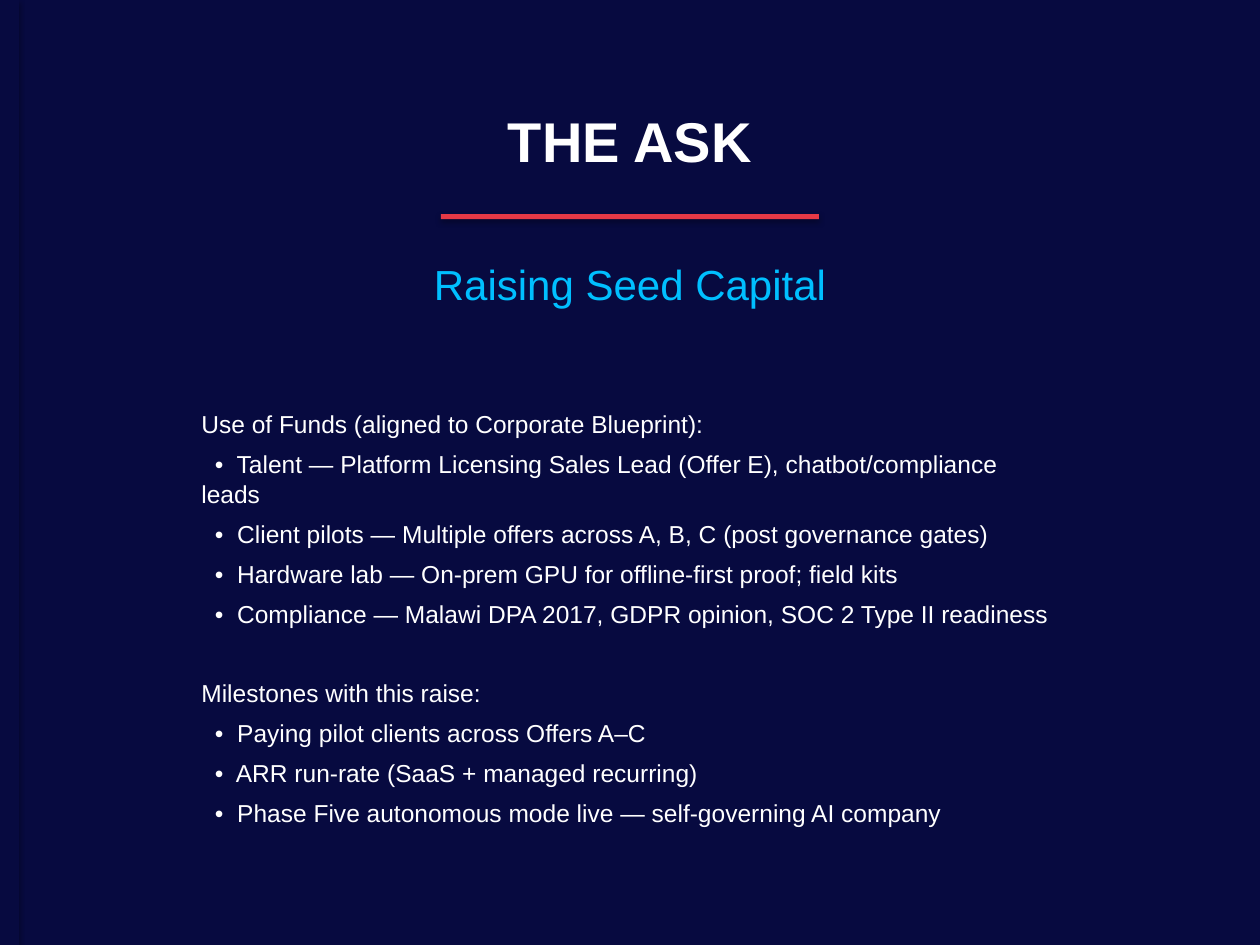
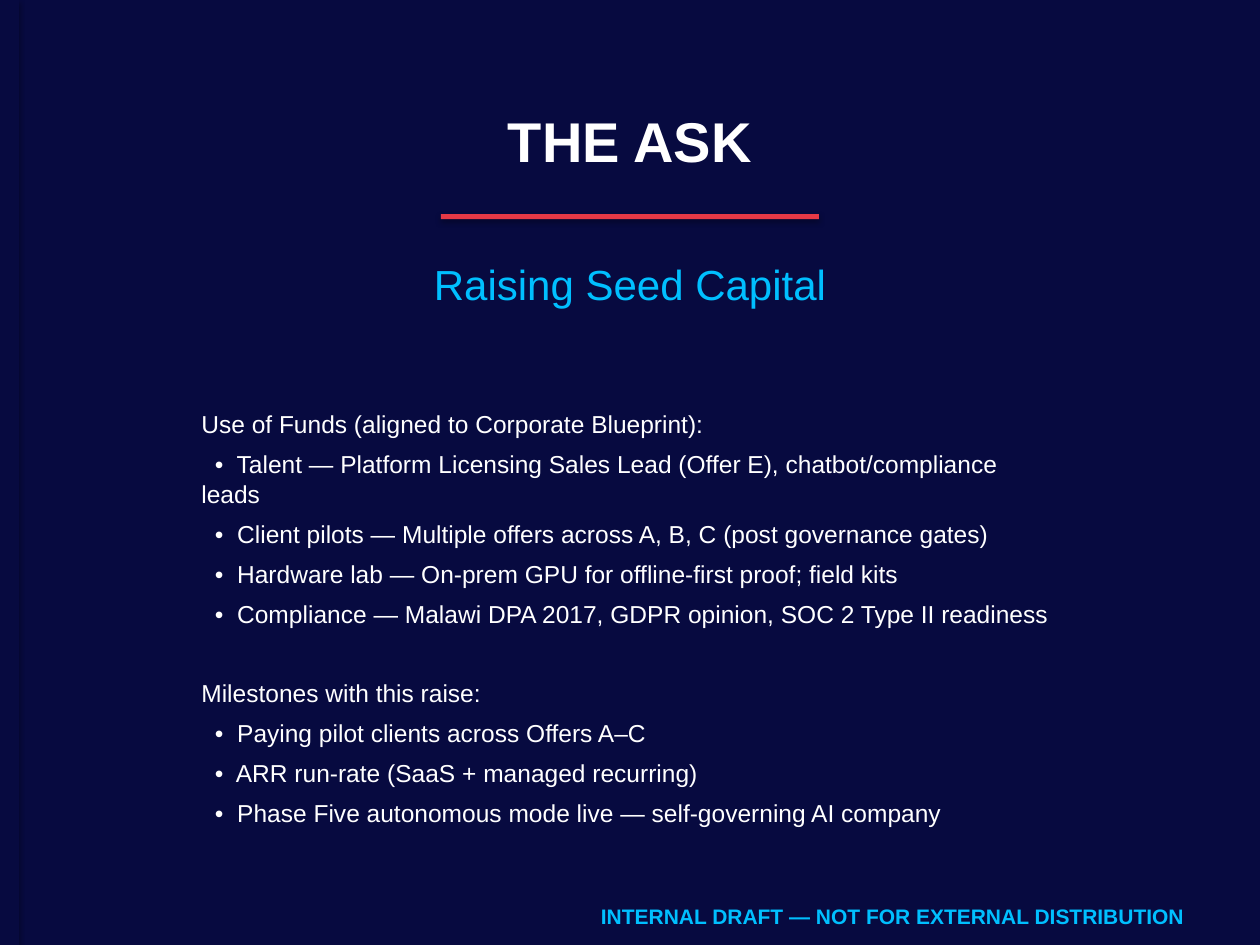
Before and after one commit to jmlusu/light-speed-holdings, a slide deck: slide 12 of static/brand/templates/pitch-deck.pptx. Drawn at 1260x945 pixels with LibreOffice and Linux fonts; fonts in the diff are those of the drawing. Boxes give left, top, right and bottom in pixels: in the first picture for what was removed or moved away, otherwise in the second. Text is boxed around its words. In the diff, an @@ line names an element or a change of style, - is before the commit and + after.

```diff
--- a/static/brand/templates/pitch-deck.pptx
+++ b/static/brand/templates/pitch-deck.pptx
@@ text added at box(601, 909, 1184, 924), 12 pt, text #00BFFF, bold @@
+INTERNAL DRAFT — NOT FOR EXTERNAL DISTRIBUTION
```
Also in this commit, not shown: 12 other slides changed, 1 other file.
